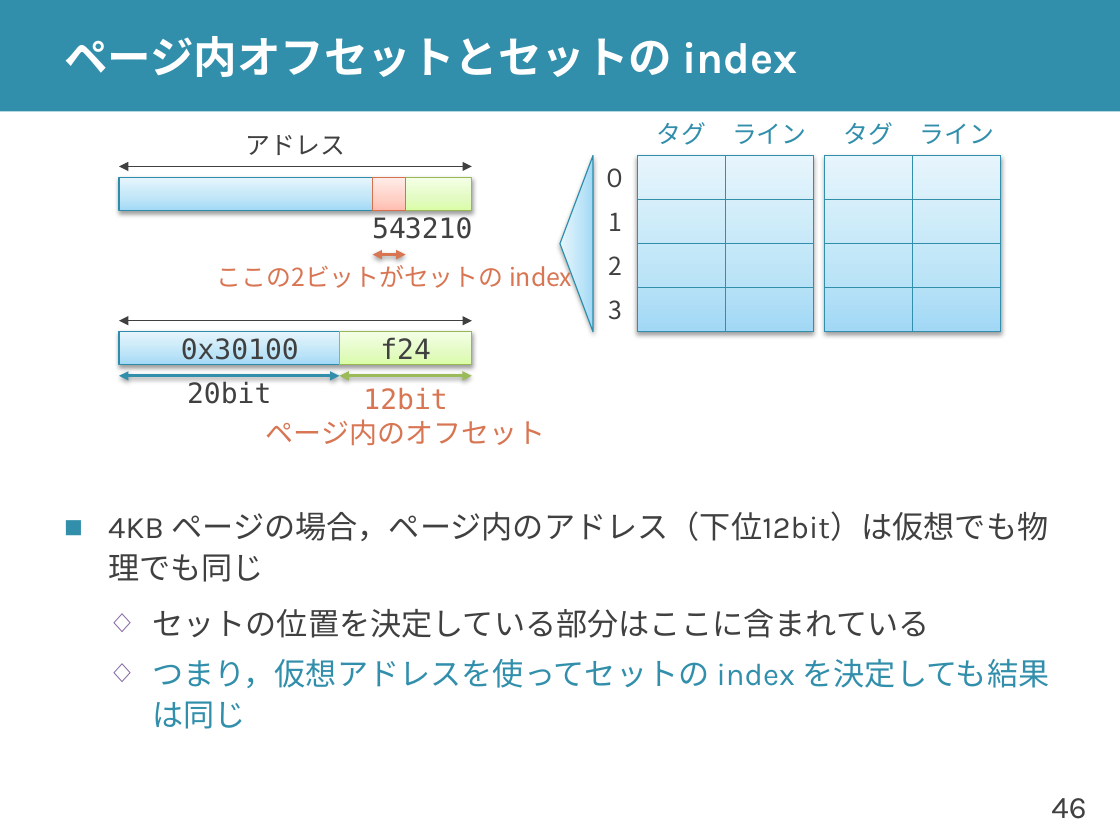
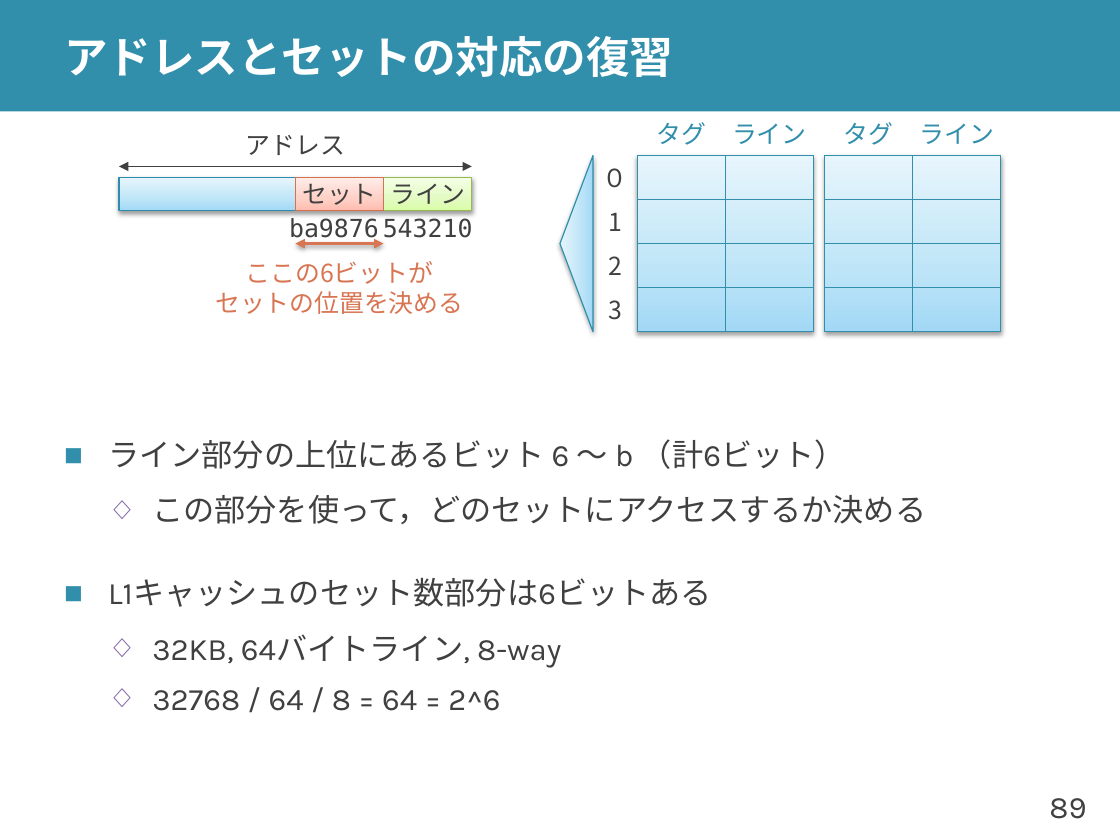
Before and after one commit to shioyadan/advanced-computer-organization, a slide deck: slide 89 of aco-shioya-12.pptx (slide 46 before the commit). Drawn at 1120x840 pixels with LibreOffice and Linux fonts; fonts in the diff are those of the drawing. Boxes give left, top, right and bottom in pixels: in the first picture for what was removed or moved away, otherwise in the second. Text is boxed around its words. In the diff, an @@ line names an element or a change of style, - is before the commit and + after.

```diff
--- a/aco-shioya-12.pptx
+++ b/aco-shioya-12.pptx
@@ title at (64,36,673,77): text changed @@
-ページ内オフセットとセットの index
+アドレスとセットの対応の復習
@@ rectangle "セット": place and size @@
-rectangle "セット" at (373,177,407,211)
+rectangle "セット" at (296,177,384,211)
@@ rectangle "ライン": place and size @@
-rectangle "ライン" at (405,177,472,211)
+rectangle "ライン" at (384,177,473,211)
@@ text in rectangle at (302,183,376,205): text added @@
+セット
@@ text in rectangle at (390,184,464,204): text added @@
+ライン
@@ text at (289,218,379,243): text changed; size 18 to 16 pt @@
-54
+ba9876
@@ text at (383,218,473,238): text changed; size 18 to 16 pt @@
-3210
+543210
@@ text at (215,261,463,314): text changed @@
-ここの2ビットがセットの index
+ここの6ビットが
+セットの位置を決める
@@ double arrow moved from (373, 254) - (405, 254) to (296, 244) - (384, 244) @@
@@ double arrow removed from (119, 320) to (472, 320) @@
@@ rectangle removed at (119,332,472,365) @@
-0x30100
@@ rectangle removed at (339,332,472,365) @@
-f24
@@ double arrow removed from (119, 376) to (339, 376) @@
@@ text removed at (187,381,271,404) @@
-20bit
@@ text removed at (266,387,545,446) @@
-12bit
-ページ内のオフセット
@@ double arrow removed from (339, 376) to (472, 376) @@
@@ text at (108,439,926,711): text changed @@
-■ 4KB ページの場合，ページ内のアドレス（下位12bit）は仮想でも物理でも同じ
-  ◇ セットの位置を決定している部分はここに含まれている
-  ◇ つまり，仮想アドレスを使ってセットの index を決定しても結果は同じ
+■ ライン部分の上位にあるビット 6 ～ b （計6ビット）
+  ◇ この部分を使って，どのセットにアクセスするか決める
+■ L1キャッシュのセット数部分は6ビットある
+  ◇ 32KB, 64バイトライン, 8-way
+  ◇ 32768 / 64 / 8 = 64 = 2^6
@@ page number at (1049,798,1086,819): text changed @@
-46
+89
```
Also in this commit, not shown: 32 other slides changed, 67 slides added, 76 slides removed, 8 other files.
